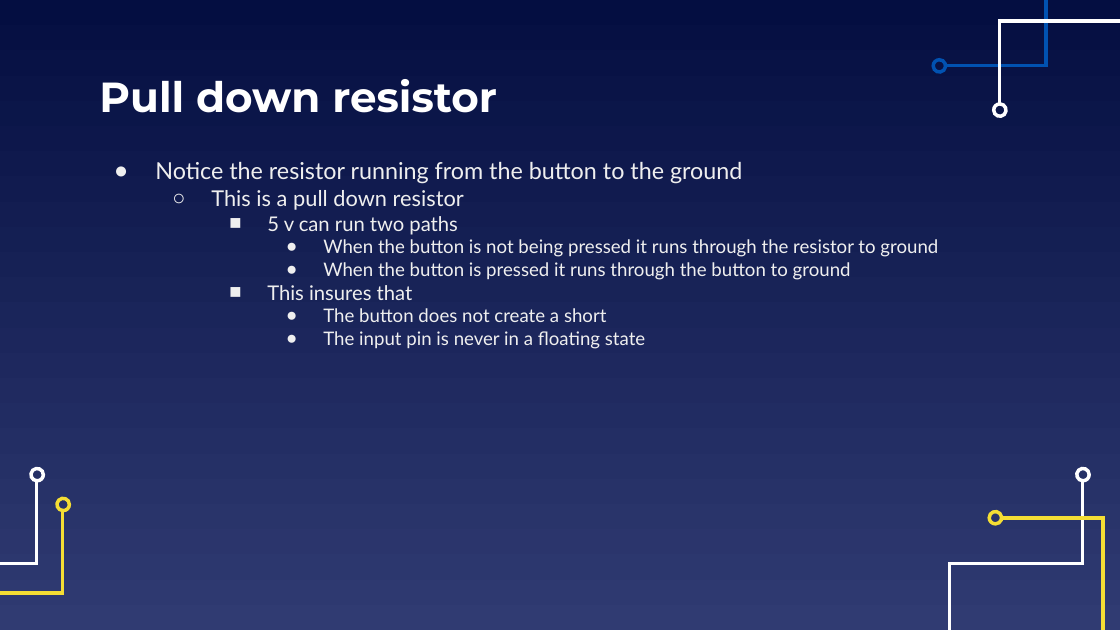
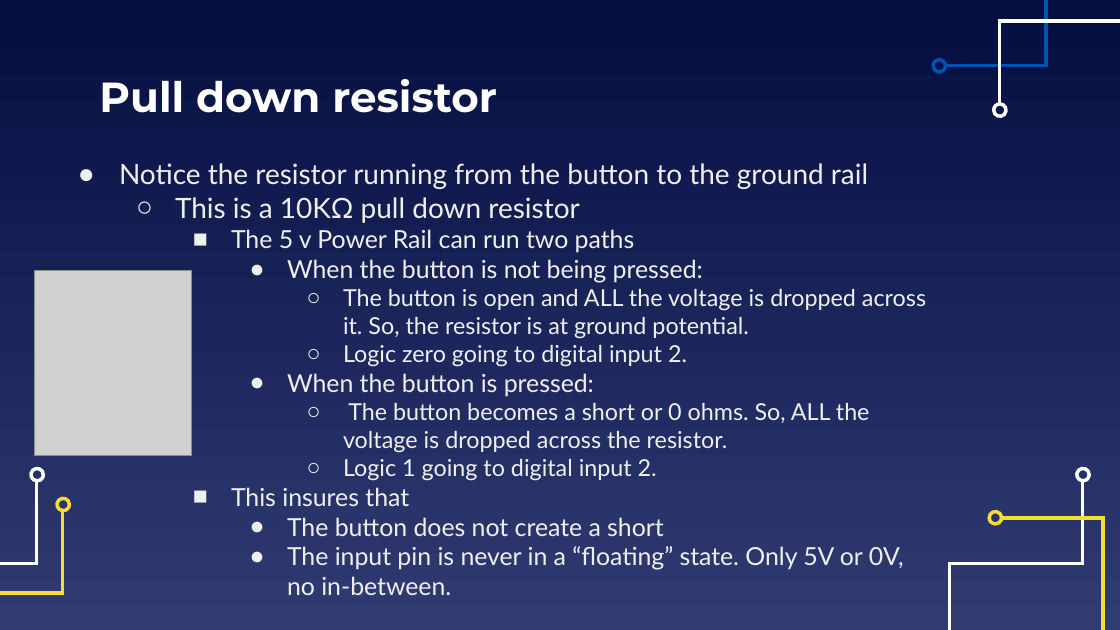
Before and after one commit to EELabMan/Arduino-2-Digital-Analog-Inputs, a slide deck: slide 6 of Arduino Workshop 2 Digital and Analog Inputs.pptx (slide 5 before the commit). Drawn at 1120x630 pixels with LibreOffice and Linux fonts; fonts in the diff are those of the drawing; grey boxes stand for pictures. Boxes give left, top, right and bottom in pixels: in the first picture for what was removed or moved away, otherwise in the second. Text is boxed around its words. In the diff, an @@ line names an element or a change of style, - is before the commit and + after.

```diff
--- a/Arduino Workshop 2 Digital and Analog Inputs.pptx
+++ b/Arduino Workshop 2 Digital and Analog Inputs.pptx
@@ text "Notice the resistor running from ..." moved from (x1=155, y1=162, x2=938, y2=349) to (x1=119, y1=163, x2=926, y2=570) @@
@@ text at (x1=119, y1=163, x2=926, y2=481): text changed; size 12 to 15 pt @@
-● Notice the resistor running from the button to the ground
-  ○ This is a pull down resistor
-    ■ 5 v can run two paths
-      ● When the button is not being pressed it runs through the resistor to ground
-      ● When the button is pressed it runs through the button to ground
+● Notice the resistor running from the button to the ground rail
+  ○ This is a 10KΩ pull down resistor
+    ■ The 5 v Power Rail can run two paths
+      ● When the button is not being pressed:
+        ○ The button is open and ALL the voltage is dropped across it. So, the resistor is at ground potential.
+        ○ Logic zero going to digital input 2.
+      ● When the button is pressed:
+        ○ The button becomes a short or 0 ohms. So, ALL the voltage is dropped across the resistor.
+        ○ Logic 1 going to digital input 2.
@@ picture added at (x1=34, y1=270, x2=192, y2=456) @@
@@ text at (x1=231, y1=487, x2=664, y2=536): size 13 to 16 pt in "This insures that"; size 12 to 16 pt in "The button does not create a short" @@
@@ text at (x1=287, y1=546, x2=904, y2=570): text changed; size 12 to 16 pt @@
-      ● The input pin is never in a floating state
+      ● The input pin is never in a “floating” state. Only 5V or 0V, no in-between.
```
Also in this commit, not shown: 14 other slides changed, 15 slides added, 6 slides removed, 2 other files.
